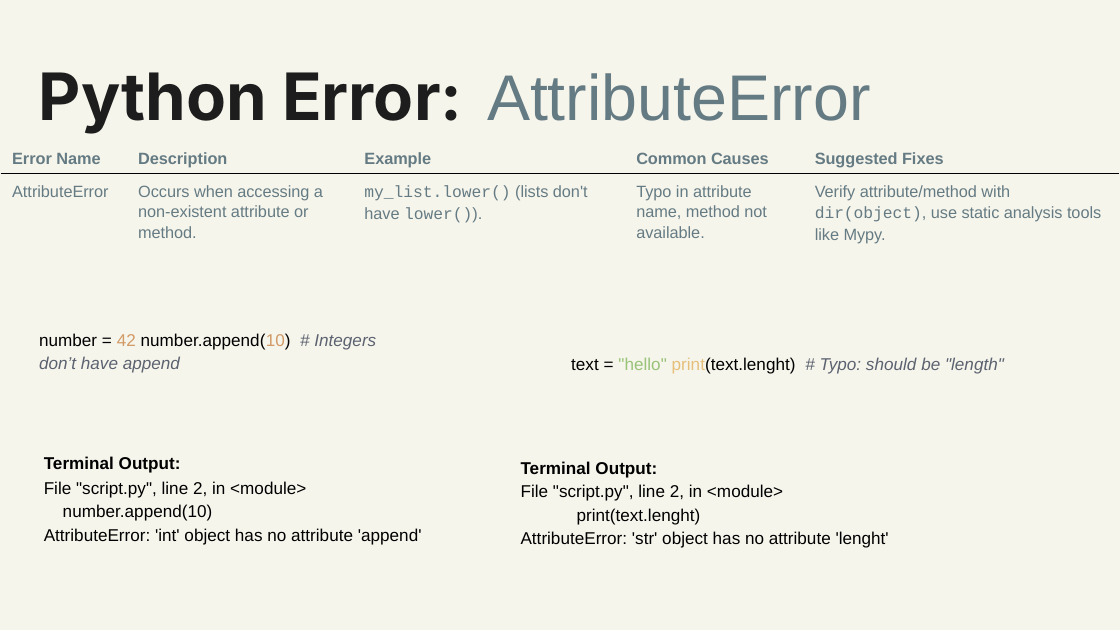
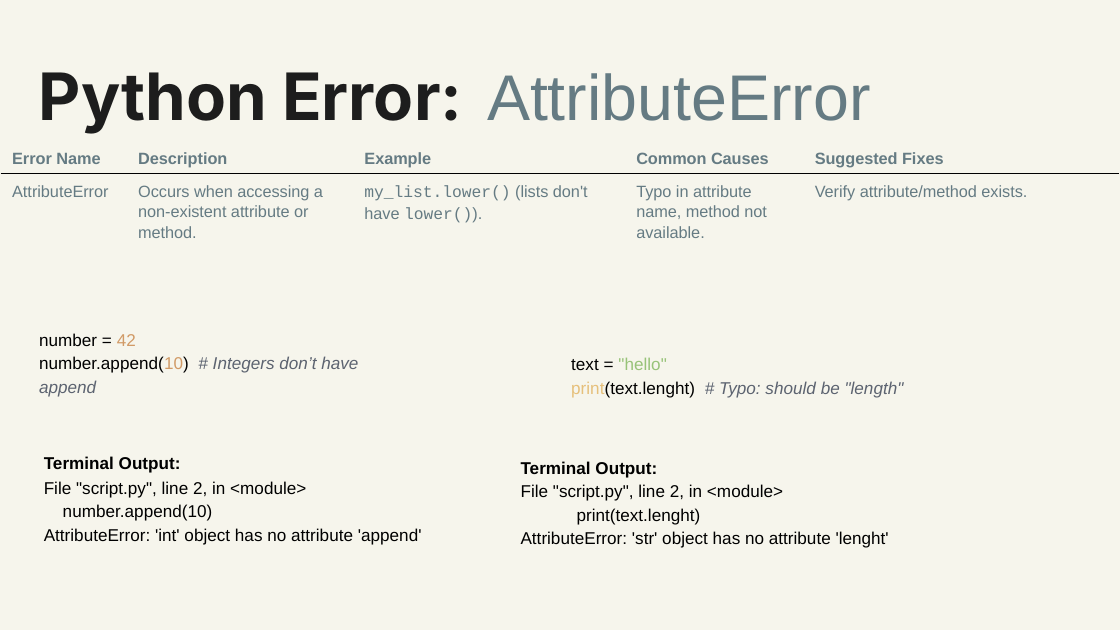
Before and after one commit to williammunnich/BDPA-Class-2025, a slide deck: slide 10 of day4/day4.pptx. Drawn at 1120x630 pixels with LibreOffice and Linux fonts; fonts in the diff are those of the drawing. Boxes give left, top, right and bottom in pixels: in the first picture for what was removed or moved away, otherwise in the second. Text is boxed around its words. In the diff, an @@ line names an element or a change of style, - is before the commit and + after.

```diff
--- a/day4/day4.pptx
+++ b/day4/day4.pptx
@@ table at (x1=1, y1=141, x2=1119, y2=251) @@
-row 2, column 5: Verify attribute/method with dir(object), use static analysis tools like Mypy.
+row 2, column 5: Verify attribute/method exists.
@@ text at (x1=39, y1=333, x2=358, y2=397): text changed @@
-number = 42 number.append(10) # Integers don’t have append
+number = 42
+number.append(10) # Integers don’t have append
@@ text at (x1=571, y1=357, x2=904, y2=398): text changed @@
-text = "hello" print(text.lenght) # Typo: should be "length"
+text = "hello"
+print(text.lenght) # Typo: should be "length"
```
Also in this commit, not shown: 10 other slides changed.
